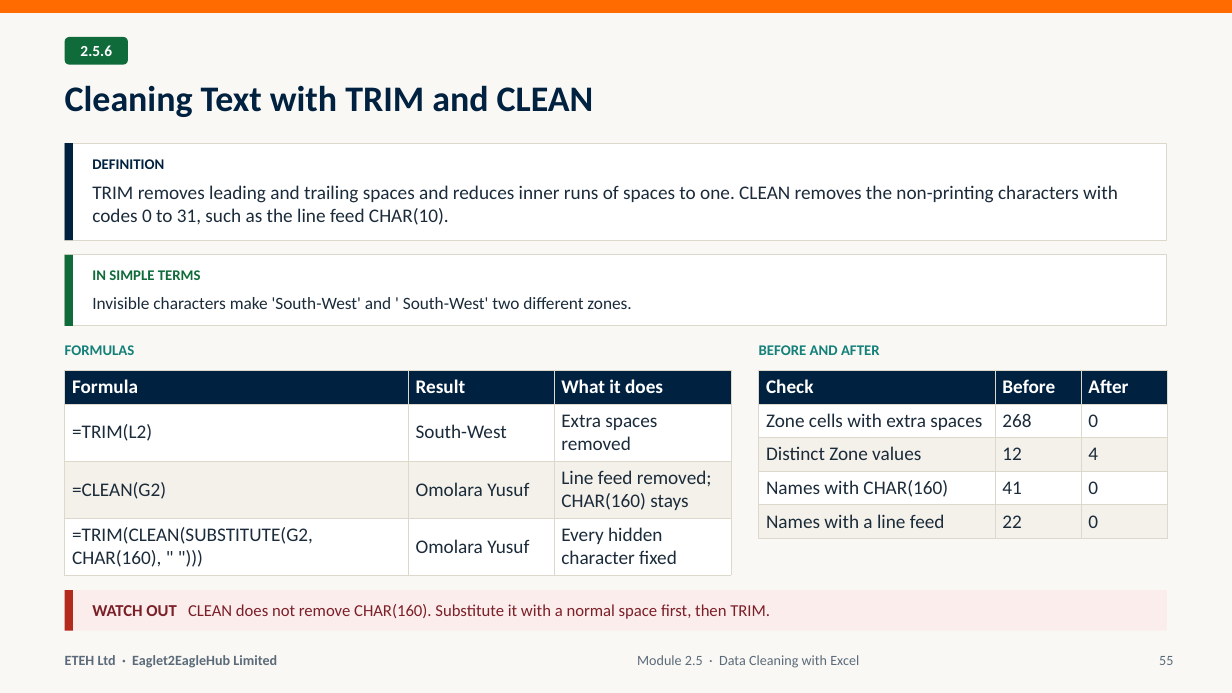
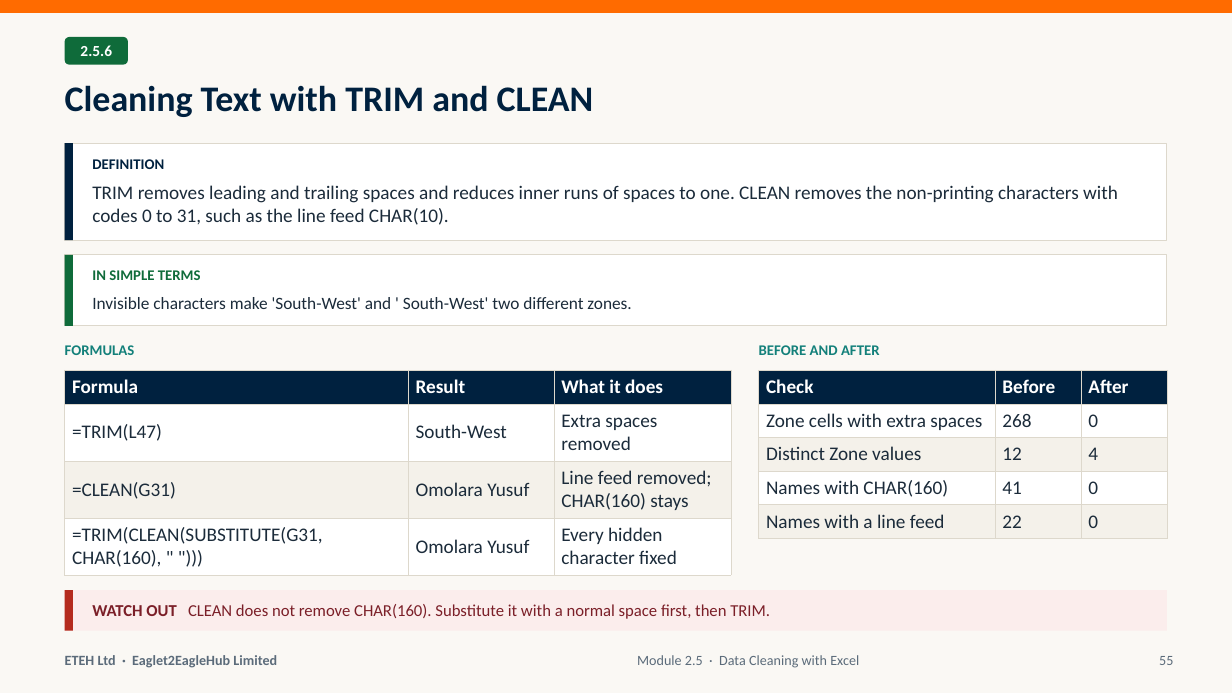
Before and after one commit to MaxiKen/ETEH, a slide deck: slide 55 of ETEH_Bootcamp_Pack/ETEH_Vol2_Week2_PowerQuery_Pivots_Slides.pptx. Drawn at 1232x693 pixels with LibreOffice and Linux fonts; fonts in the diff are those of the drawing. Boxes give left, top, right and bottom in pixels: in the first picture for what was removed or moved away, otherwise in the second. Text is boxed around its words. In the diff, an @@ line names an element or a change of style, - is before the commit and + after.

Commit message:
v3 Week 2: practice workbook covering all 175 topics (2.1-2.11), live PivotTables on tSM; deck cites real tDirty25 cells; verifier: Excel TRIM, NETWORKDAYS holidays, reset after eval errors; escape quotes in text checks

```diff
--- a/ETEH_Bootcamp_Pack/ETEH_Vol2_Week2_PowerQuery_Pivots_Slides.pptx
+++ b/ETEH_Bootcamp_Pack/ETEH_Vol2_Week2_PowerQuery_Pivots_Slides.pptx
@@ table at (65,371,732,576) @@
-row 2, column 1: =TRIM(L2)
+row 2, column 1: =TRIM(L47)
-row 3, column 1: =CLEAN(G2)
+row 3, column 1: =CLEAN(G31)
@@ row 4, column 1: "=TRIM(CLEAN(SUBSTITUTE(G2, CHAR(160), " ")))" to "=TRIM(CLEAN(SUBSTITUTE(G31, CHAR(160), " ")))" @@
```
Also in this commit, not shown: 5 other slides changed, 12 other files.
